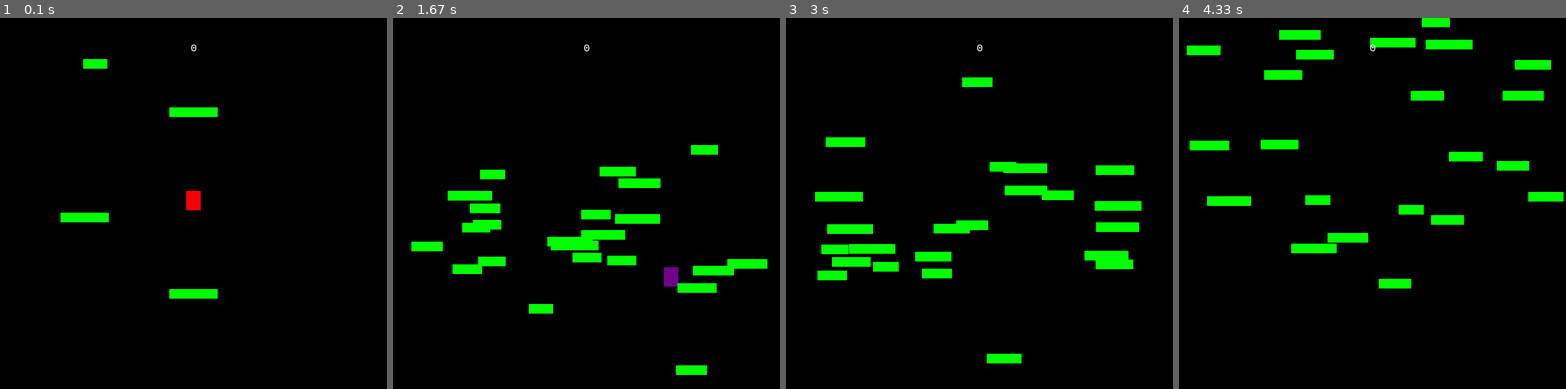
Above: before the commit, frames 1-4 (left to right).
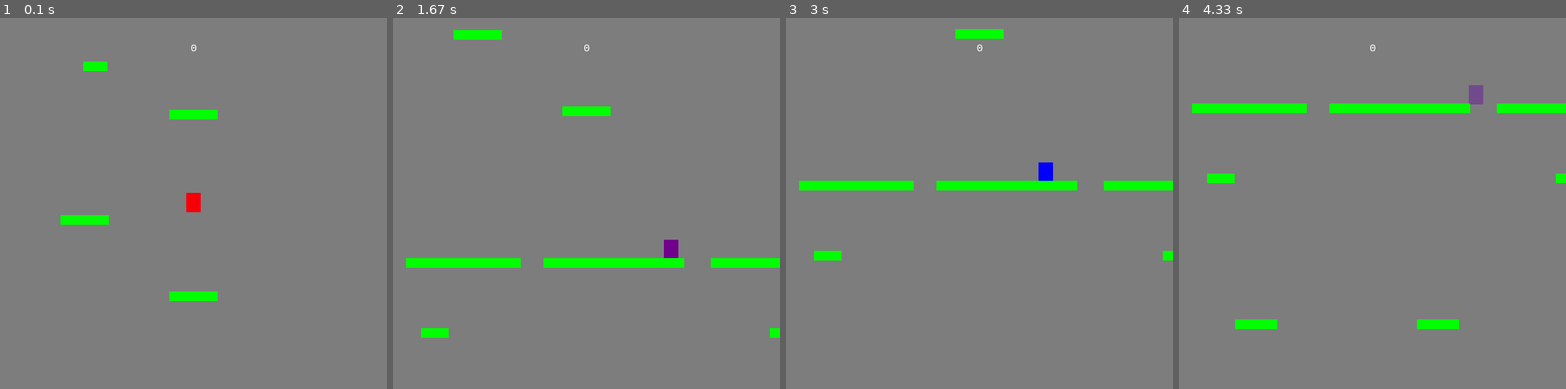
Above: after the commit, the same moments.

Repository: BulSU-BSCpE2B-Group2/DROP
Game: pygame game, started from main.py
Same seed, same stepped clock (60 frames per second), same inputs: the game is played once before the commit and once after it.
Inputs:
- Up to frame 1 (0.1 s): no input
- Up to frame 2 (1.67 s): hold Right 0.33-0.8 s; hold Right 0.83-1.3 s; hold Left from 1.33 s (still down)
- Up to frame 3 (3 s): release Left at 1.87 s; hold Left 1.9-2.3 s; hold Right 2.33-2.97 s
- Up to frame 4 (4.33 s): hold Left 3-3.47 s; hold Right 3.5-3.97 s; hold Right from 4 s (still down)

The runs differ from the first frame. In frame 1, 99% of the frame differs, in the area x 0-100%, y 0-100%; in frame 2, 99%; in frame 3, 100%; in frame 4, 100%.

Commit message:
- Optimized visuals
EXPERIMENTAL: 2 platform types added for testing. Will be removed once I have thought of a different process of randomizing platforms with fixed number of gaps

Please report any issues. Thanks.

Diff:
--- a/main.py
+++ b/main.py
@@ -40,20 +40,23 @@
 
     def update(self):
         # game loop update
-        self.all_sprites.update()
+        self.player.update()
+        self.platforms.update()
         # check if player hits a platform - only if falling!
+        for platform in self.platforms:
+            platform.rect.y -= 2
+            if platform.rect.top <= -30:
+                platform.kill()
+
         if self.player.vel.y > 0:
             hits = pg.sprite.spritecollide(self.player, self.platforms, False)
             if hits:
-                self.player.pos.y = hits[0].rect.top
+                self.player.pos.y = hits[0].rect.top - 2
                 self.player.vel.y = 0
         # if player reaches top 1/4 of the screen
         """if self.player.rect.top <= height / 4:
             self.player.pos.y += abs(self.player.vel.y)"""
-        for platform in self.platforms:
-            platform.rect.y -= 3
-            if platform.rect.top <= -30:
-                platform.kill()
+
 
         if self.player.rect.bottom > (height / 4) * 3:
             for sprite in self.all_sprites:
@@ -67,9 +70,13 @@
         # spawn new platforms to keep same average number
         while len(self.platforms) < 24:
             wide = random.randrange(50, 100)
-            p = Platform(random.randrange(0, width - wide), random.randrange(120 + height, 350 + width), wide, 20)
+            # p = Platform(random.randrange(0, width - wide), random.randrange(120 + height, 350 + width), wide, 20)
+            p = Platform(random.randrange(0, width / 4), 120 + height, wide, 20)
+            p1 = Platform(random.randrange(100 + width / 4, width), 120 + height, wide, 20)
             self.platforms.add(p)
+            self.platforms.add(p1)
             self.all_sprites.add(p)
+            self.all_sprites.add(p1)
 
     def events(self):
         # Game loop - EVENTS
@@ -91,7 +98,7 @@
     def draw(self):
         # Game loop for drawing graphics
         if not self.game_over:
-            self.screen.fill(black)
+            self.screen.fill(gray)
             self.all_sprites.draw(self.screen)
             self.draw_text(str(self.score), 22, white, width / 2, 50)
         else:
--- a/settings.py
+++ b/settings.py
@@ -12,7 +12,7 @@
 player_friction = -0.12
 player_width = 30
 player_height = 40
-player_gravity = 0.8
+player_gravity = 1
 player_jump = 20
 
 # list of platforms
@@ -27,6 +27,7 @@
 red = (255, 0, 0)
 green = (0, 255, 0)
 blue = (0, 0, 255)
+gray = (125, 125, 125)
 yellow = (255, 255, 0)
 dark_red = (125, 0, 0)
 colors = itertools.cycle(['red', 'blue', 'orange', 'purple'])
--- a/sprites.py
+++ b/sprites.py
@@ -44,9 +44,9 @@
         self.pos += self.vel + 0.5 * self.accel
         # wrap around the screen
         if self.pos.x > width - (player_width / 2):
+            self.pos.x = width - player_width / 2
+        if self.pos.x < player_width / 2:
             self.pos.x = player_width / 2
-        if self.pos.x < player_width / 2:
-            self.pos.x = width - player_width / 2
 
         self.rect.midbottom = self.pos
 
